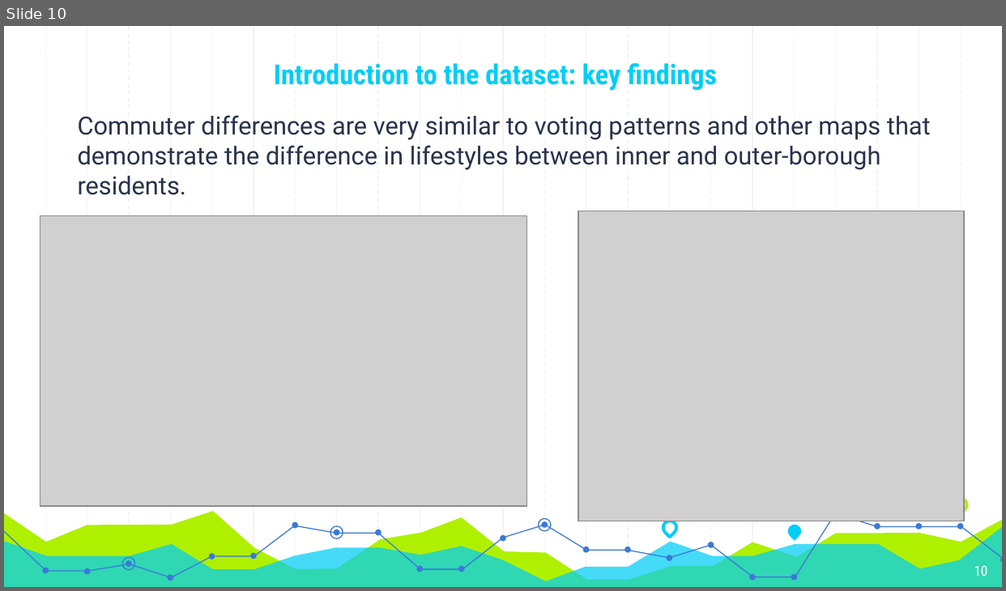
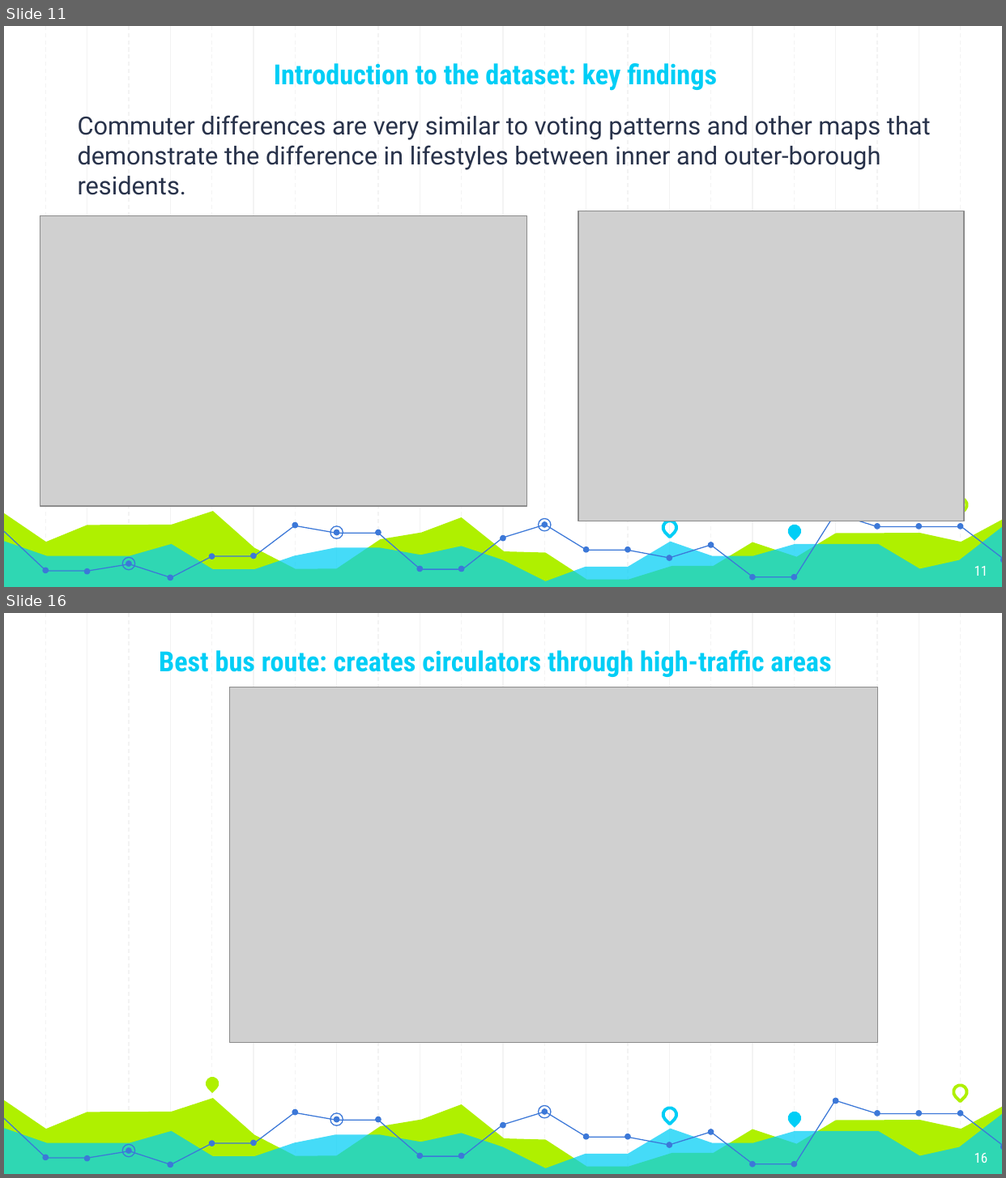
Before and after one commit to evanspiller0202/CapstoneMTAbestroute, a slide deck: reports/Capstone_summary.pptx. Shown one above the other, each under a label of ours: slide 10 before the commit, slides 11 and 16 after it; the slides between them are not shown. The pictures are 1006x591 and 1006x1178 pixels, drawn with LibreOffice and Linux fonts; fonts in the diff are those of the drawing; grey boxes stand for pictures. Boxes give left, top, right and bottom in pixels: in the first picture for what was removed or moved away, otherwise in the second. Text is boxed around its words. In the diff, an @@ line names an element or a change of style, - is before the commit and + after.

```diff
--- a/reports/Capstone_summary.pptx
+++ b/reports/Capstone_summary.pptx
@@ slide 16 added at box(4, 613, 1002, 1174), background #FFFFFF; not listed: 58 template elements that a slide beside it also shows @@
@@ text added at box(159, 650, 831, 677), 20 pt, text #00CEF6, bold @@
+Best bus route: creates circulators through high-traffic areas
@@ picture added at box(229, 687, 877, 1042) @@
@@ ellipse added at box(833, 1098, 838, 1104), fill #3C78D8 @@
@@ page number added at box(974, 1153, 988, 1163), 10 pt, text #FFFFFF @@
+16
@@ what was slide 10 is now slide 11 @@
@@ page number at box(974, 566, 988, 576): text changed @@
-10
+11
```
Also in this commit, not shown: 1 slide changed, 6 other slides added, 16 other files.
